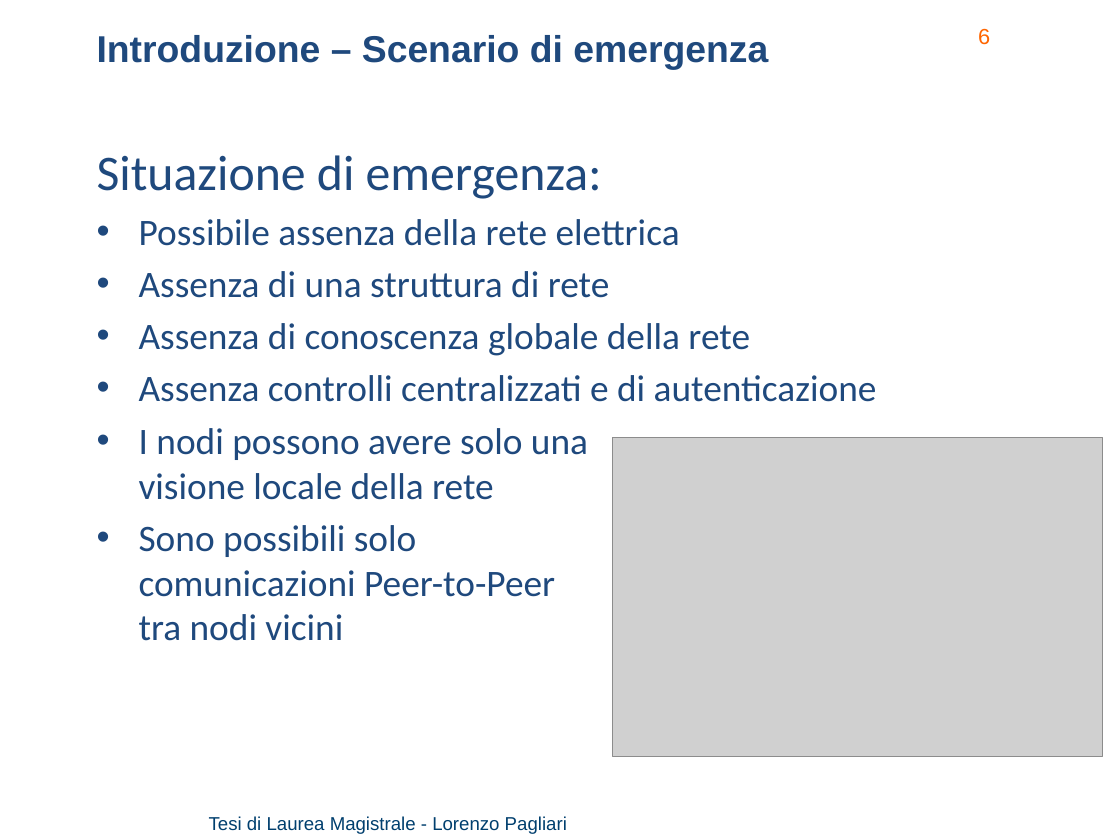
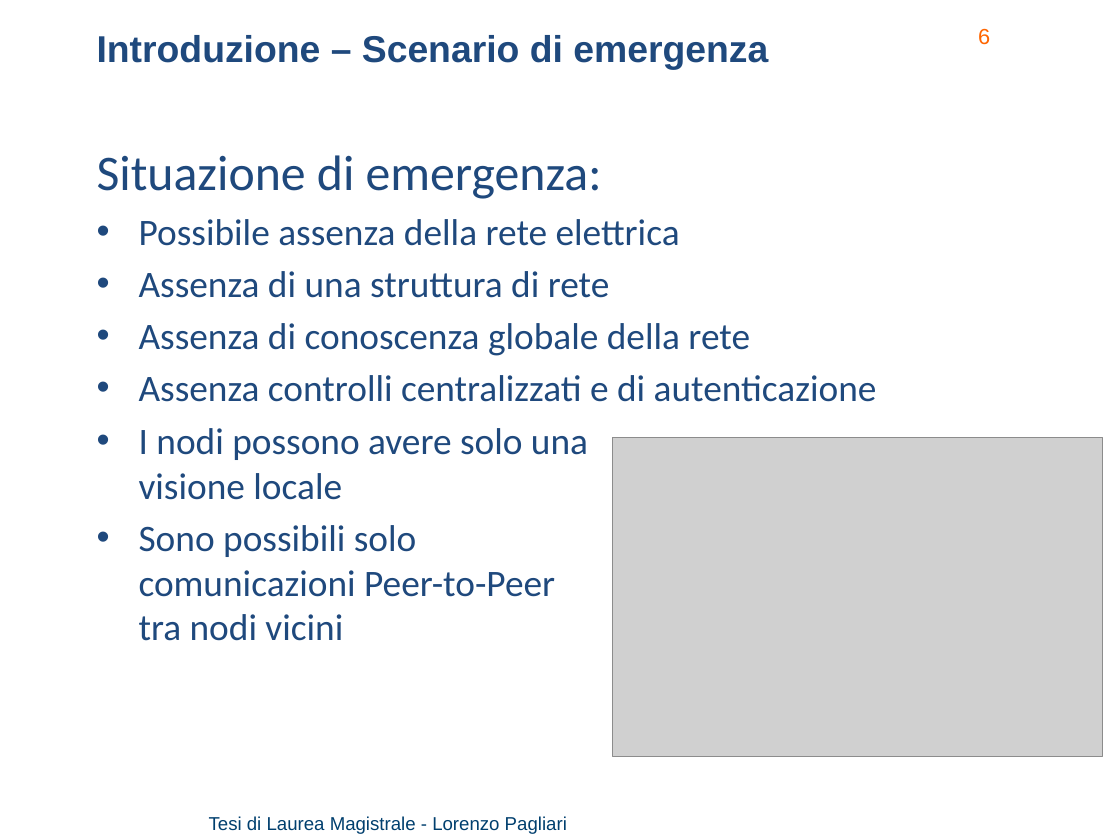
Before and after one commit to lorenzo-pagliari/Tesi, a slide deck: slide 6 of presentazione/Pagliari Lorenzo - presentazione_v3.4_flat.pptx. Drawn at 1120x840 pixels with LibreOffice and Linux fonts; fonts in the diff are those of the drawing; grey boxes stand for pictures; background and template pictures are left out. Boxes give left, top, right and bottom in pixels: in the first picture for what was removed or moved away, otherwise in the second. Text is boxed around its words. In the diff, an @@ line names an element or a change of style, - is before the commit and + after.

```diff
--- a/presentazione/Pagliari Lorenzo - presentazione_v3.4_flat.pptx
+++ b/presentazione/Pagliari Lorenzo - presentazione_v3.4_flat.pptx
@@ text at [139,428,588,500]: text changed @@
-• I nodi possono avere solo una
-  visione locale della rete
+• I nodi possono avere solo una
+  visione locale
```
Also in this commit, not shown: 3 other files.
